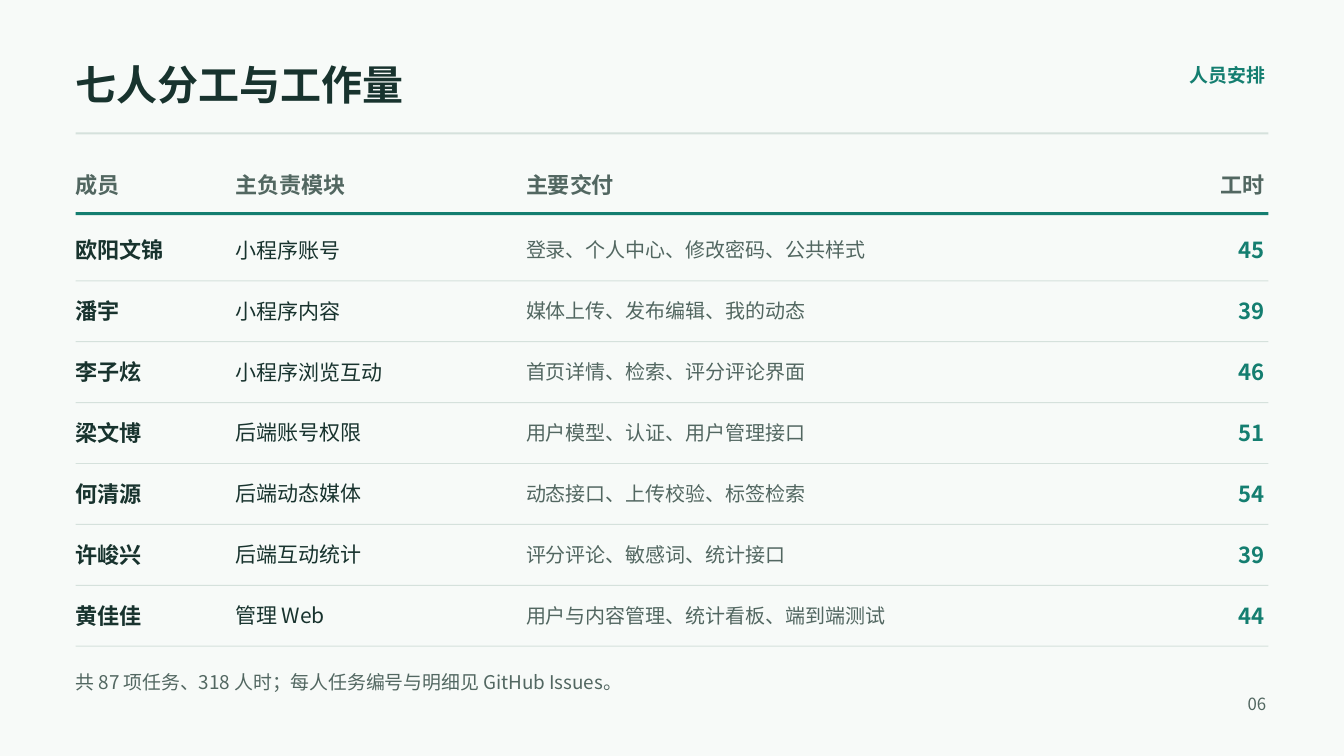
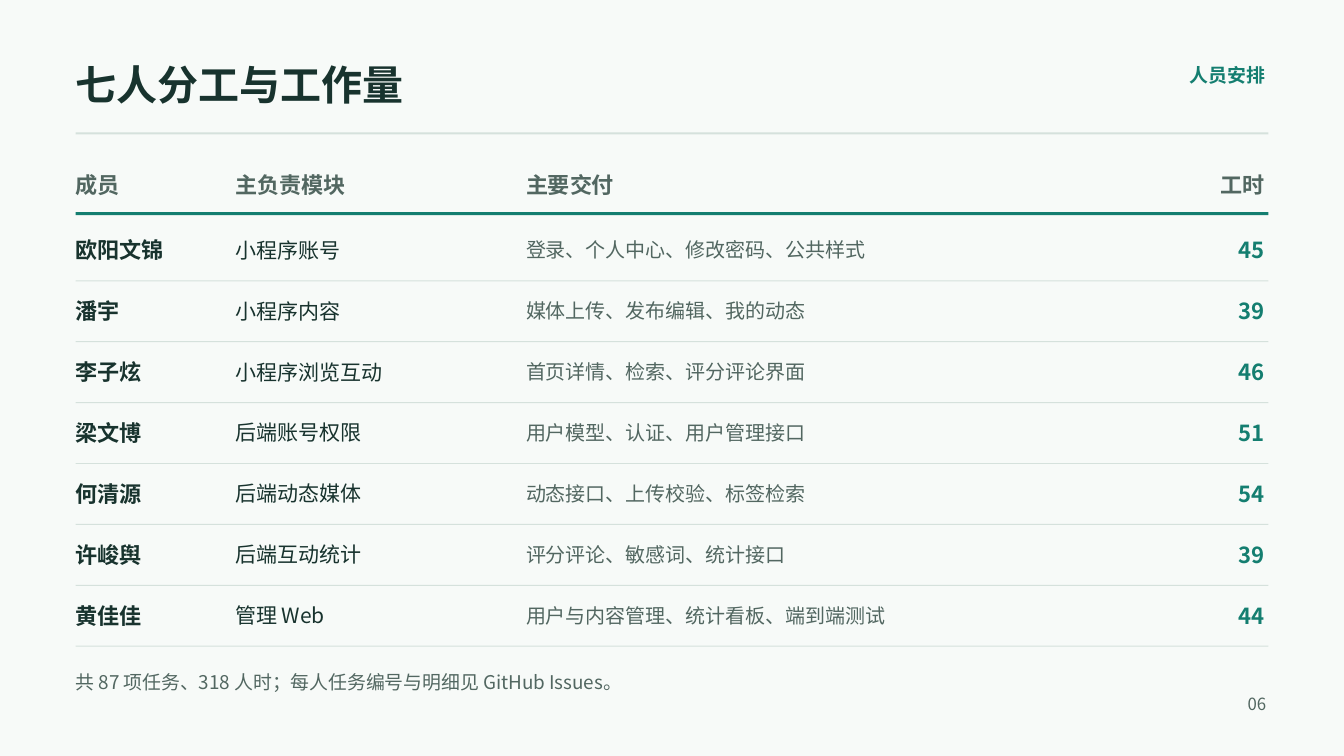
Before and after one commit to Jinooo123/picklight, a slide deck: slide 6 of presentation/拾光圈-项目启动汇报-2026-11-20.pptx. Drawn at 1344x756 pixels with LibreOffice and Linux fonts; fonts in the diff are those of the drawing. Boxes give left, top, right and bottom in pixels: in the first picture for what was removed or moved away, otherwise in the second. Text is boxed around its words. In the diff, an @@ line names an element or a change of style, - is before the commit and + after.

Commit message:
fix: 更正成员姓名许峻兴为许峻舆 (#94)

```diff
--- a/presentation/拾光圈-项目启动汇报-2026-11-20.pptx
+++ b/presentation/拾光圈-项目启动汇报-2026-11-20.pptx
@@ text at bbox=[76, 544, 142, 565]: text changed @@
-许峻兴
+许峻舆
```
Also in this commit, not shown: 1 other slide changed, 9 other files.
